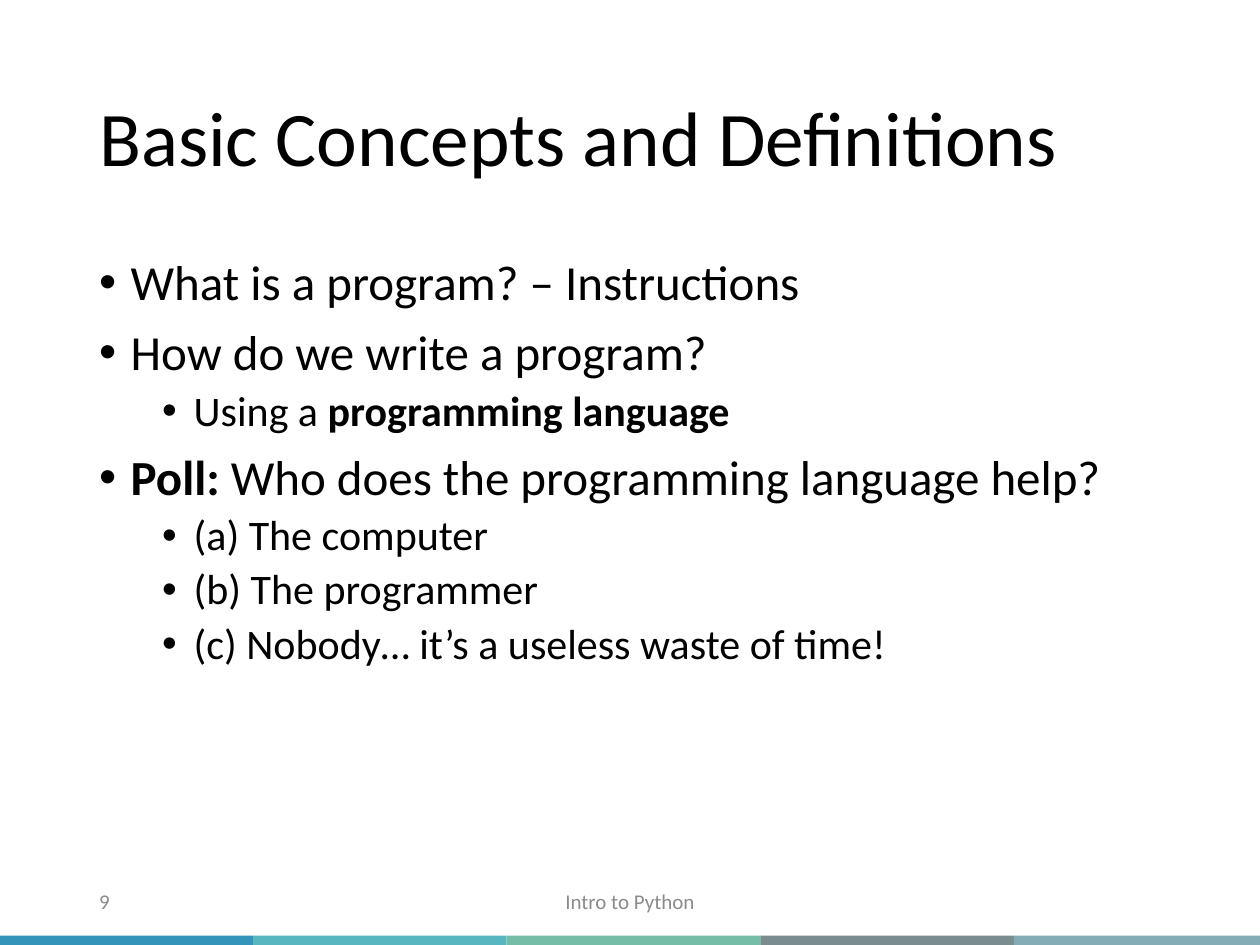
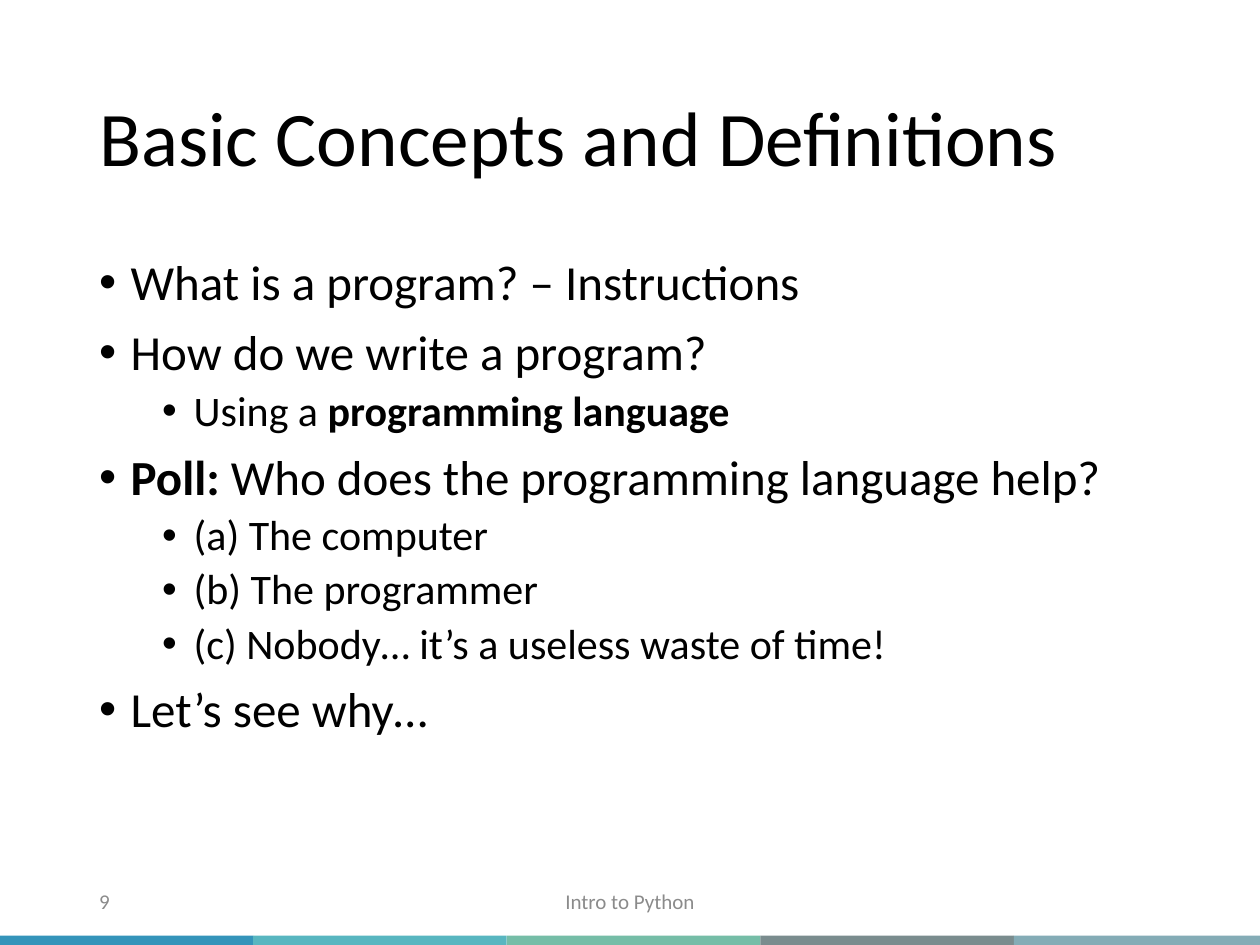
Before and after one commit to bzrudski/micm_intro_to_python_summer_2023, a slide deck: slide 9 of slides/Intro_to_Python_MiCM_slides_2023.pptx. Drawn at 1260x945 pixels with LibreOffice and Linux fonts; fonts in the diff are those of the drawing; background and template pictures are left out. Boxes give left, top, right and bottom in pixels: in the first picture for what was removed or moved away, otherwise in the second. Text is boxed around its words. In the diff, an @@ line names an element or a change of style, - is before the commit and + after.

```diff
--- a/slides/Intro_to_Python_MiCM_slides_2023.pptx
+++ b/slides/Intro_to_Python_MiCM_slides_2023.pptx
@@ text at (131, 692, 428, 735): paragraph added @@
+• Let’s see why…
```
Also in this commit, not shown: 2 other slides changed, 2 slides removed, 1 other file.
